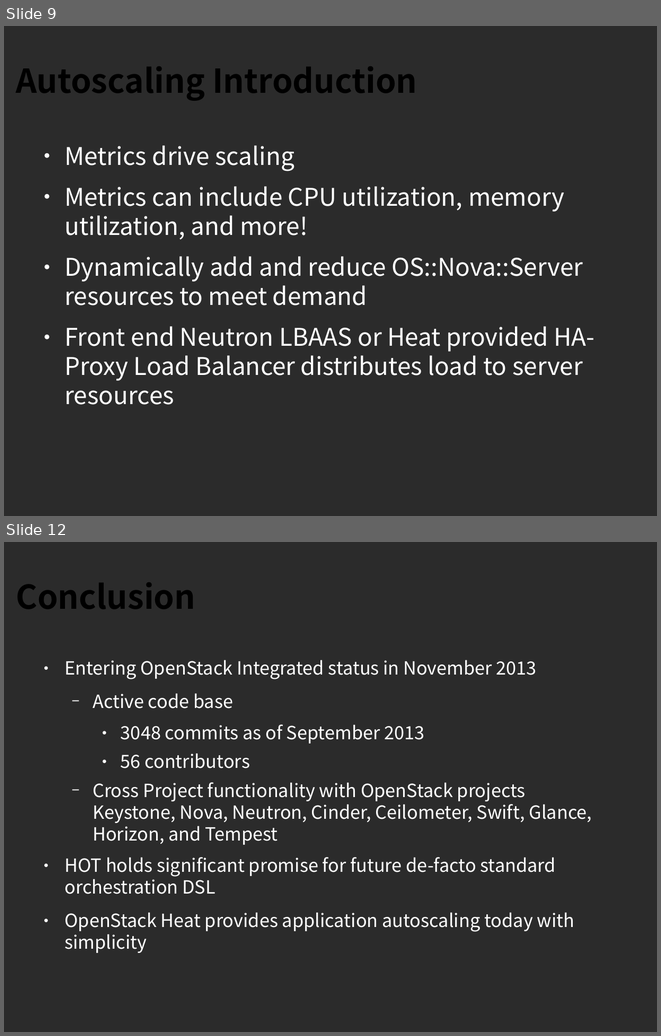
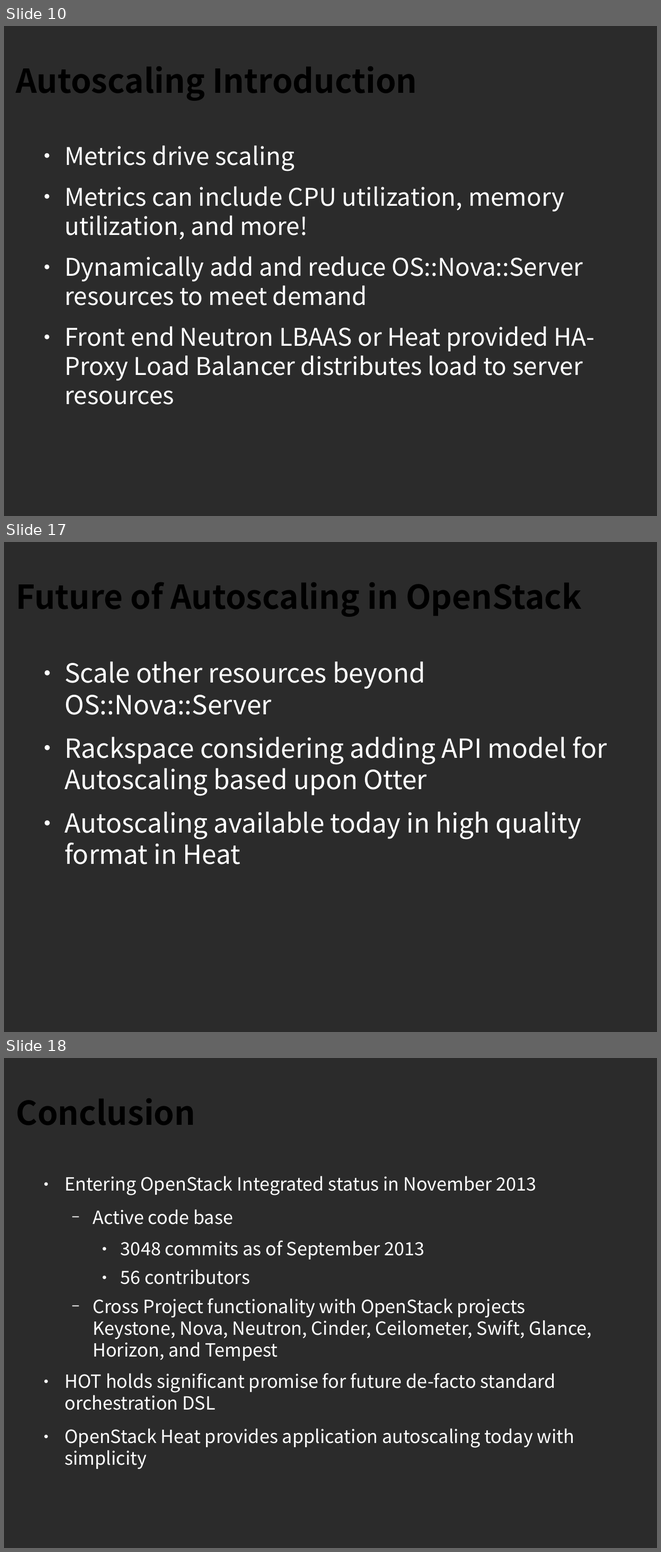
Before and after one commit to sdake/slides, a slide deck: sdake-cloudopen-heat-2013-09/heat-cloudopen-final.odp. Shown one above the other, each under a label of ours: slides 9 and 12 before the commit, slides 10, 17 and 18 after it; the slides between them are not shown. The pictures are 661x1036 and 661x1552 pixels, drawn with LibreOffice and Linux fonts; fonts in the diff are those of the drawing; background and template pictures are left out; a plain dark background stands for a picture behind light text. Boxes give left, top, right and bottom in pixels: in the first picture for what was removed or moved away, otherwise in the second. Text is boxed around its words. In the diff, an @@ line names an element or a change of style, - is before the commit and + after.

```diff
--- a/sdake-cloudopen-heat-2013-09/heat-cloudopen-final.odp
+++ b/sdake-cloudopen-heat-2013-09/heat-cloudopen-final.odp
@@ slide 17 added at (x1=4, y1=542, x2=657, y2=1032), background picture (left out) @@
@@ title added at (x1=16, y1=582, x2=582, y2=617), 40 pt, text #000000, bold @@
+Future of Autoscaling in OpenStack
@@ text added at (x1=64, y1=661, x2=607, y2=864), 32 pt, text #FFFFFF @@
+● Scale other resources beyond OS::Nova::Server
+● Rackspace considering adding API model for Autoscaling based upon Otter
+● Autoscaling available today in high quality format in Heat
@@ what was slide 9 is now slide 10 @@
@@ what was slide 12 is now slide 18 @@
```
Also in this commit, not shown: 4 slides changed, 6 other slides added, 1 slide removed, 4 other files.
